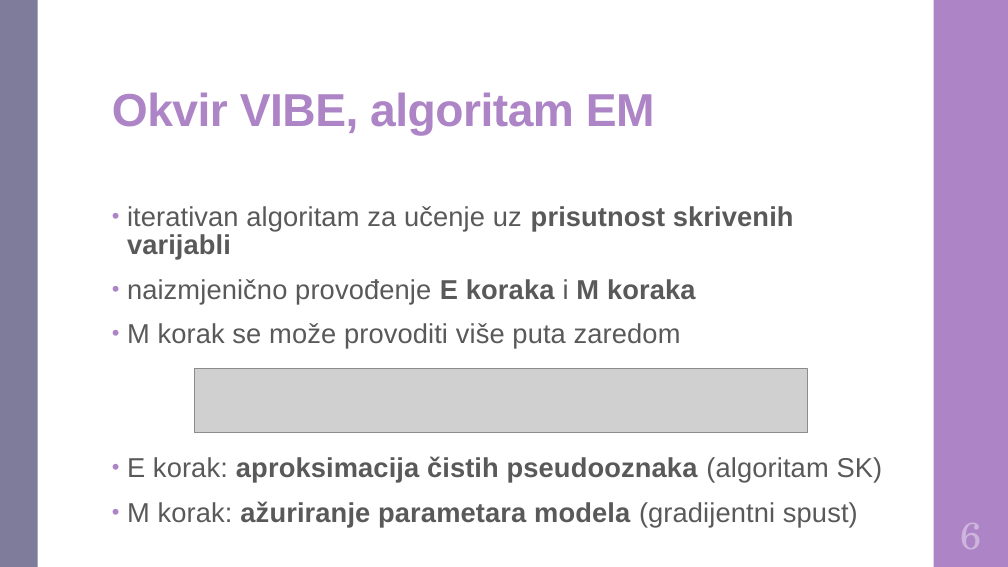
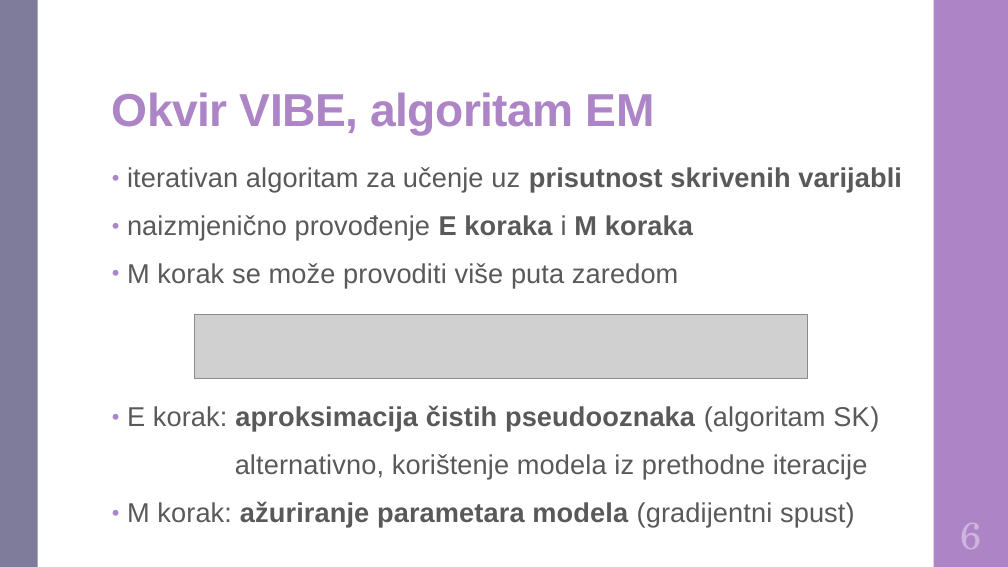
Before and after one commit to DomJamb/Diplomski-Rad-Doku, a slide deck: slide 9 of Prezentacija/Varijacijsko učenje na zašumljenim oznakama.pptx. Drawn at 1008x567 pixels with LibreOffice and Linux fonts; fonts in the diff are those of the drawing; grey boxes stand for pictures. Boxes give left, top, right and bottom in pixels: in the first picture for what was removed or moved away, otherwise in the second. Text is boxed around its words. In the diff, an @@ line names an element or a change of style, - is before the commit and + after.

```diff
--- a/Prezentacija/Varijacijsko učenje na zašumljenim oznakama.pptx
+++ b/Prezentacija/Varijacijsko učenje na zašumljenim oznakama.pptx
@@ text "iterativan algoritam za učenje uz ...": place and size @@
-text "iterativan algoritam za učenje uz ..." at (127, 206, 883, 527)
+text "iterativan algoritam za učenje uz ..." at (127, 167, 902, 527)
@@ text at (127, 167, 902, 527): size 26 to 25.9 pt in "iterativan algoritam za učenje uz prisutnost skrivenih ...", "naizmjenično provođenje E koraka i M koraka", "M korak se može provoditi više puta ...", "E korak: aproksimacija čistih pseudooznaka (algoritam SK)" and 1 more places; line spacing 0.85 to 0.95 @@
@@ picture: place and size @@
-picture at (194, 368, 808, 433)
+picture at (194, 315, 808, 379)
@@ text at (235, 454, 868, 479): paragraph added @@
+alternativno, korištenje modela iz prethodne iteracije
```
Also in this commit, not shown: 1 other file.
